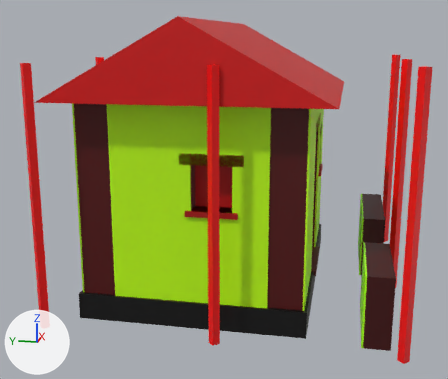
The glTF model game/models/common_housing_3_lod1.glb as it was, and as the next commit left it.
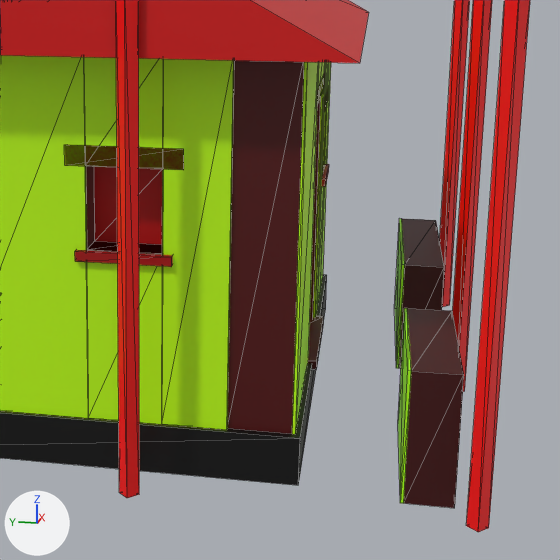
There are two pictures of each version: one whole from a camera (50 mm lens) standing at (-2.92, -1.64, 1.58) and looking at (0.92, -0.88, 0.62), one close up on the part from 32% to 100% of the width and 20% to 100% of the height. The lights are fixed; the arrows at lower left show +X, +Y and +Z. The first two pictures are the older version. The close-ups show mesh edges as thin lines. Vertices at exactly the same position are counted once.

Names of what the first close-up shows: 'common_housing_3_lod1'.
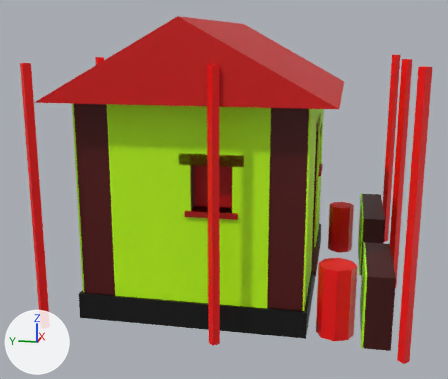
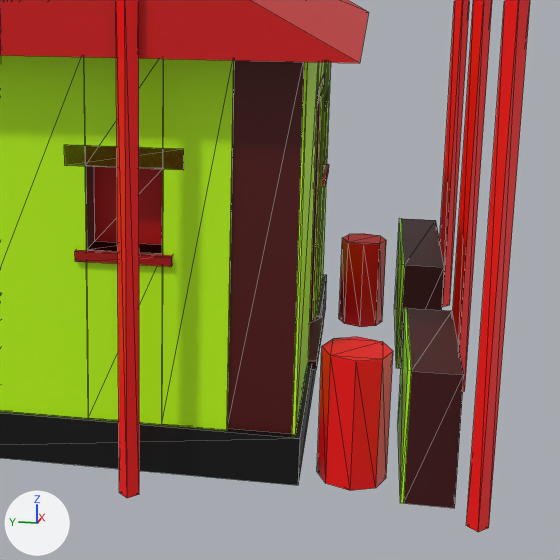
Patch to the scene script:
```diff
--- a/game/models/common_housing_3_lod1.glb.py
+++ b/game/models/common_housing_3_lod1.glb.py
@@ me_common_housing_3_lod1 @@
 # used by ob_common_housing_3_lod1; location = (0.0, 0.0, 0.0)
-me_common_housing_3_lod1.from_pydata(...)  # 330 vertices, 634 faces; spans x 0.0..2.0, y -2.0..0.0, z 0.0..1.67
+me_common_housing_3_lod1.from_pydata(...)  # 362 vertices, 690 faces; spans x 0.0..2.0, y -2.0..0.0, z 0.0..1.67
+# me_common_housing_3_lod1 part 1: a new loose piece, an 8-sided cylinder along z spanning x 0.17..0.38, y -1.73..-1.52, z 0.0..0.4, in mat_defaultmaterial
+# me_common_housing_3_lod1 part 2: a new loose piece, an 8-sided cylinder along z spanning x 1.61..1.79, y -1.71..-1.54, z 0.0..0.35, in mat_defaultmaterial
 me_common_housing_3_lod1.materials.append(mat_defaultmaterial)
```

What differs and where, as boxes [x1, y1, x2, y2] in the close-ups (560 x 560 px):
part 1 of me_common_housing_3_lod1, added (red)
    after: [317, 337, 393, 491]
part 2 of me_common_housing_3_lod1, added (red)
    after: [339, 234, 386, 327]
